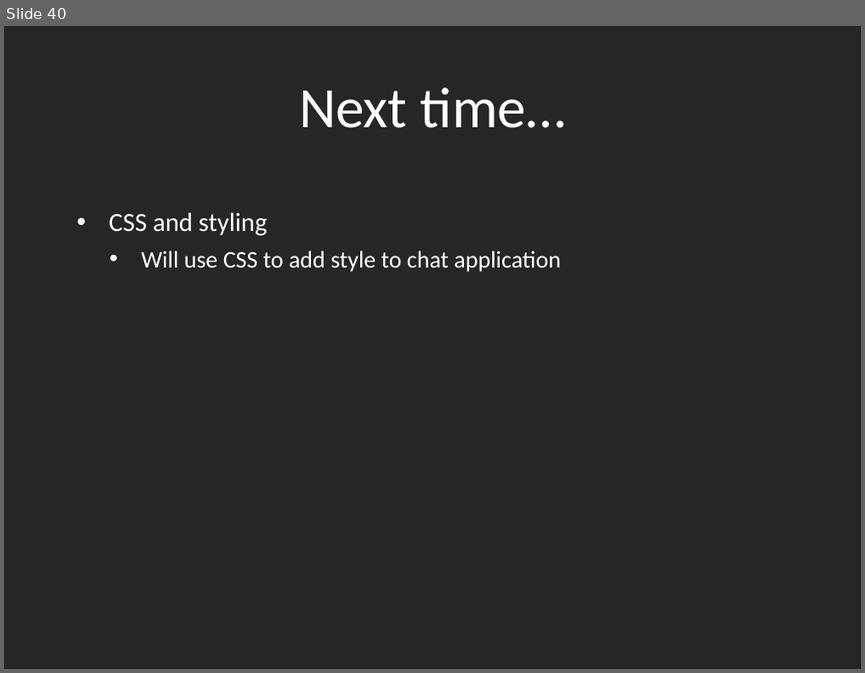
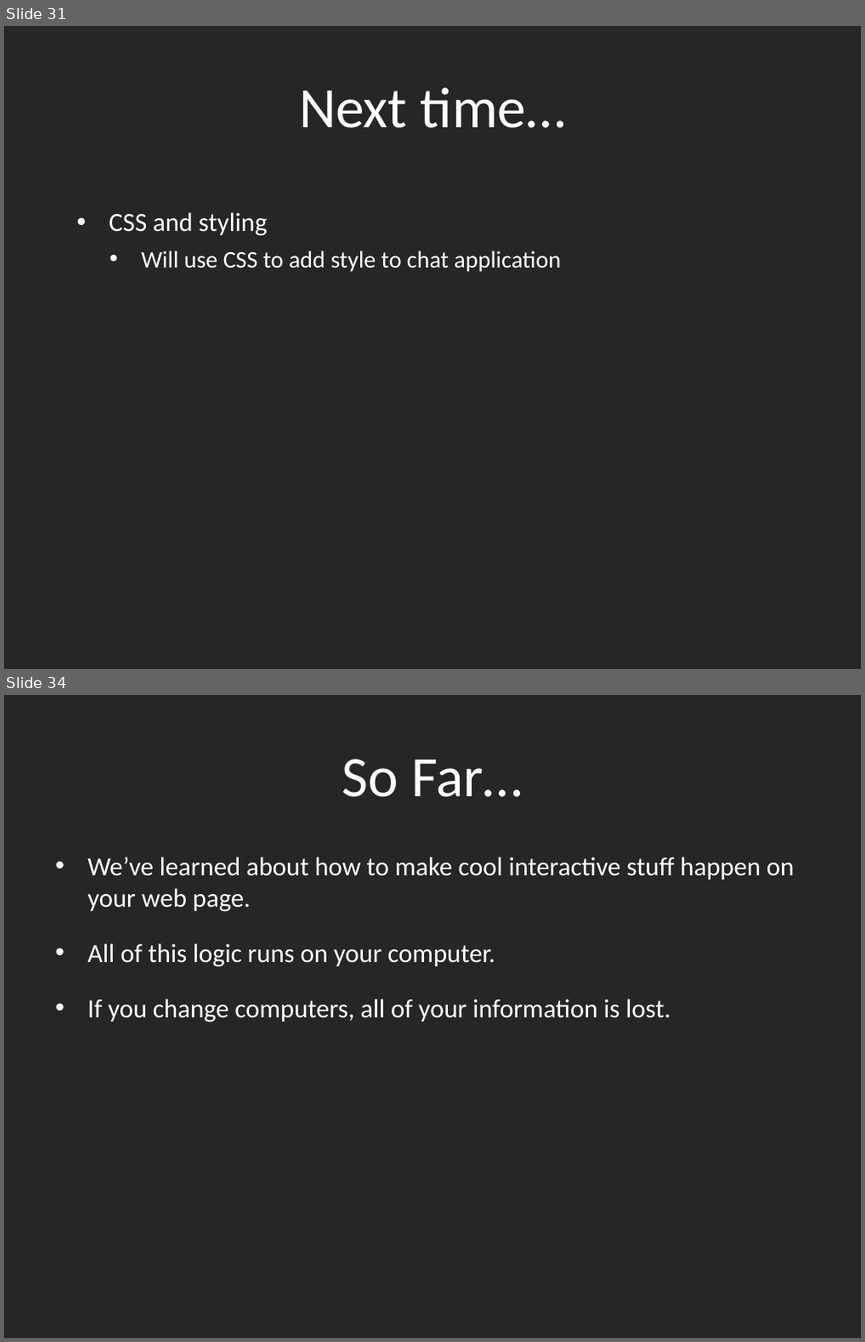
Before and after one commit to dantasse/ssuiweb2014, a slide deck: week09/week09.pptx. Shown one above the other, each under a label of ours: slide 40 before the commit, slides 31 and 34 after it; the slides between them are not shown. The pictures are 865x673 and 865x1342 pixels, drawn with LibreOffice and Linux fonts; fonts in the diff are those of the drawing. Boxes give left, top, right and bottom in pixels: in the first picture for what was removed or moved away, otherwise in the second. Text is boxed around its words. In the diff, an @@ line names an element or a change of style, - is before the commit and + after.

```diff
--- a/week09/week09.pptx
+++ b/week09/week09.pptx
@@ slide 34 added at bbox=[4, 695, 861, 1338], background #262626 @@
@@ title added at bbox=[342, 759, 522, 797], 48 pt, text #FFFFFF @@
+So Far…
@@ text added at bbox=[87, 857, 794, 1022], 22 pt, text #FFFFFF @@
+• We’ve learned about how to make cool interactive stuff happen on your web page.
+• All of this logic runs on your computer.
+• If you change computers, all of your information is lost.
@@ what was slide 40 is now slide 31 @@
```
Also in this commit, not shown: 3 slides changed, 31 other slides added, 9 slides removed.
